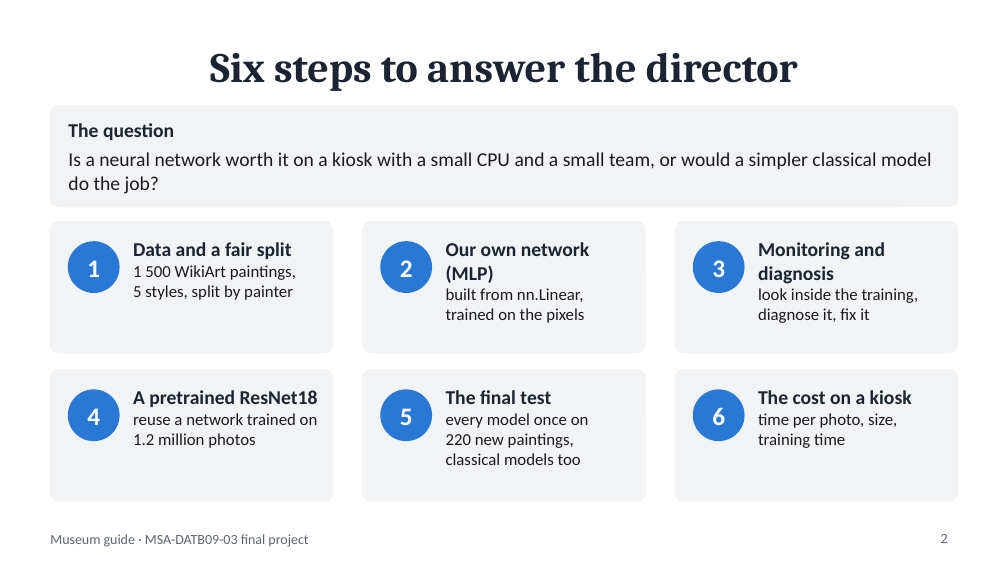
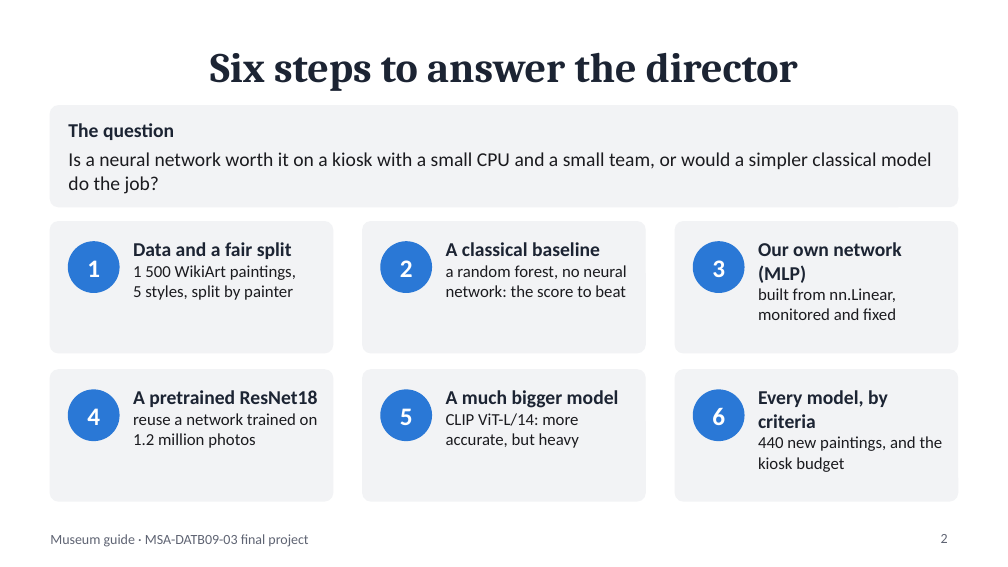
Before and after one commit to BenjaminAHS/neural-network-project, a slide deck: slide 2 of docs/museum_guide_presentation.pptx. Drawn at 1008x567 pixels with LibreOffice and Linux fonts; fonts in the diff are those of the drawing. Boxes give left, top, right and bottom in pixels: in the first picture for what was removed or moved away, otherwise in the second. Text is boxed around its words. In the diff, an @@ line names an element or a change of style, - is before the commit and + after.

```diff
--- a/docs/museum_guide_presentation.pptx
+++ b/docs/museum_guide_presentation.pptx
@@ text at [446,242,626,297]: text changed @@
-Our own network (MLP)
-built from nn.Linear, trained on the pixels
+A classical baseline
+a random forest, no neural network: the score to beat
@@ text at [758,242,901,320]: text changed @@
-Monitoring and diagnosis
-look inside the training, diagnose it, fix it
+Our own network (MLP)
+built from nn.Linear, monitored and fixed
@@ text at [446,390,619,448]: text changed @@
-The final test
-every model once on 220 new paintings, classical models too
+A much bigger model
+CLIP ViT-L/14: more accurate, but heavy
@@ text at [758,390,943,472]: text changed @@
-The cost on a kiosk
-time per photo, size, training time
+Every model, by criteria
+440 new paintings, and the kiosk budget
```
Also in this commit, not shown: 15 other slides changed, 3 slides added, 14 other files.
